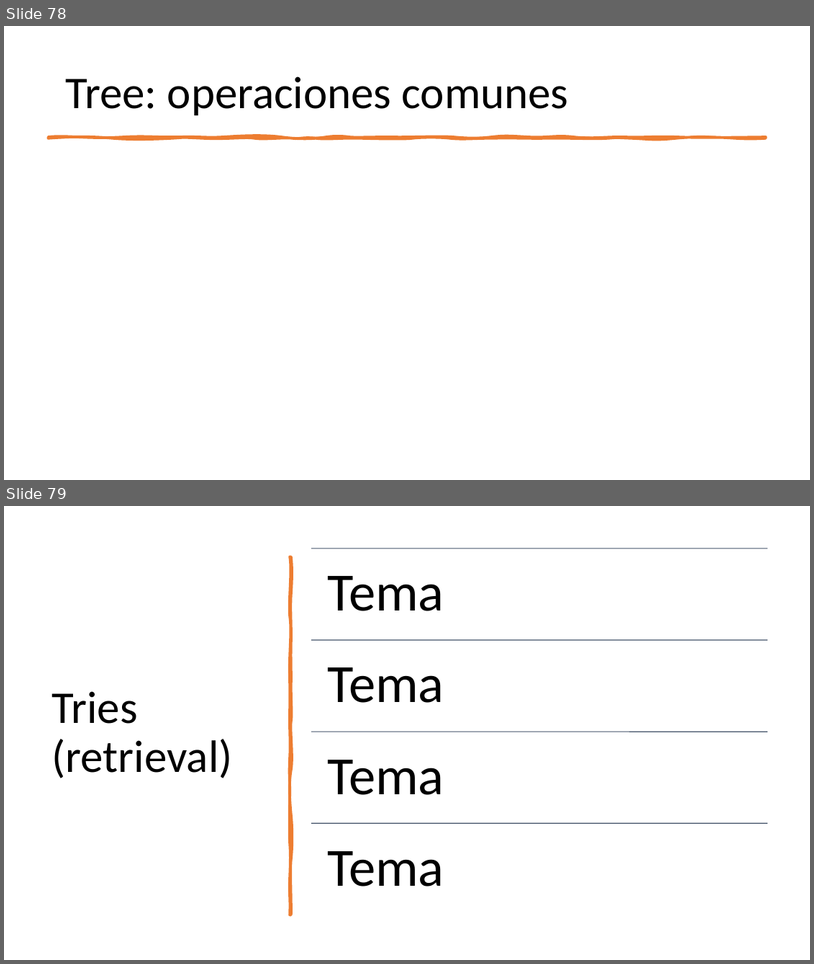
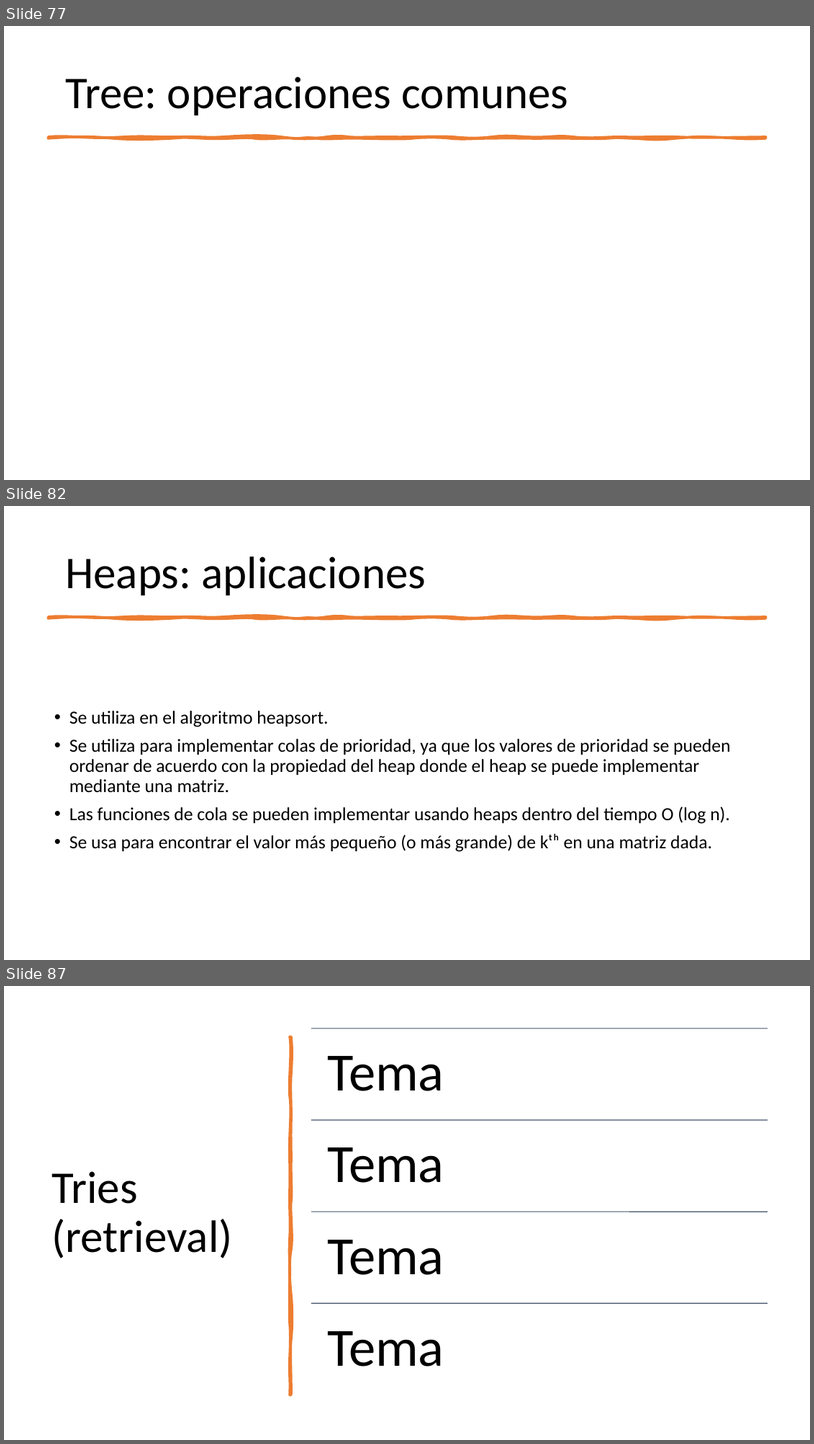
Before and after one commit to ppa-docencia-u/usm-est-datos, a slide deck: presentacion/Estructuras de datos-1.pptx. Shown one above the other, each under a label of ours: slides 78 and 79 before the commit, slides 77, 82 and 87 after it; the slides between them are not shown. The pictures are 814x964 and 814x1444 pixels, drawn with LibreOffice and Linux fonts; fonts in the diff are those of the drawing; grey boxes stand for pictures. Boxes give left, top, right and bottom in pixels: in the first picture for what was removed or moved away, otherwise in the second. Text is boxed around its words. In the diff, an @@ line names an element or a change of style, - is before the commit and + after.

```diff
--- a/presentacion/Estructuras de datos-1.pptx
+++ b/presentacion/Estructuras de datos-1.pptx
@@ slide 82 added at <box>4,506,810,960</box>, background #FFFFFF @@
@@ title added at <box>65,556,427,595</box>, 54 pt, text #000000 @@
+Heaps: aplicaciones
@@ freeform shape added at <box>48,617,766,618</box>, fill #ED7D31, outline #ED7D31 3.25 pt @@
@@ text added at <box>70,710,730,852</box>, 22 pt, text #000000 @@
+• Se utiliza en el algoritmo heapsort.
+• Se utiliza para implementar colas de prioridad, ya que los valores de prioridad se pueden ordenar de acuerdo con la propiedad del heap donde el heap se puede implementar mediante una matriz.
+• Las funciones de cola se pueden implementar usando heaps dentro del tiempo O (log n).
+• Se usa para encontrar el valor más pequeño (o más grande) de kᵗʰ en una matriz dada.
@@ what was slide 78 is now slide 77 @@
@@ what was slide 79 is now slide 87 @@
```
Also in this commit, not shown: 6 slides changed, 8 other slides added, 1 slide removed, 5 other files.
